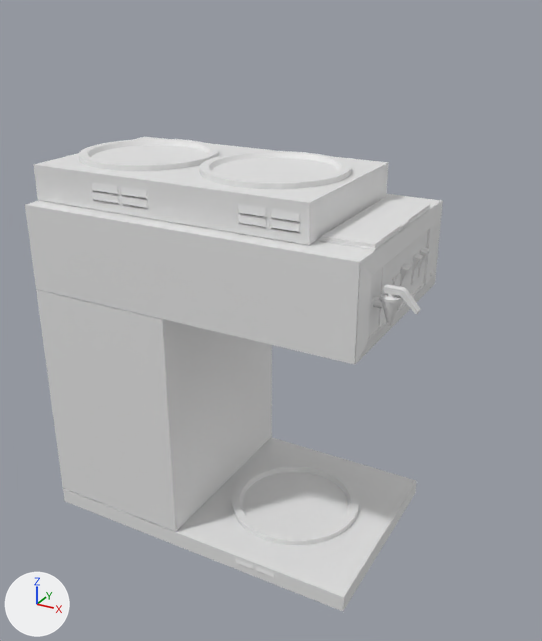
The FBX model Assets/CoffeeMachine.fbx, before and after one commit.
Camera for both pictures: a 50 mm camera at (2.15, -3.51, 2.08) aimed at (0.27, -0.07, 0.37). Arrows for +X, +Y and +Z are at lower left; the lights stay in place. Where no turn or scale is listed for an object, it has been applied to the vertices.

The scene before the commit, as lines of its bpy script (objects in view):
```python
ob_accesslid = bpy.data.objects.new('AccessLid', me_cube_003)
ob_accesslid.location = (-0.1, -0.012, -1.0)
ob_coffeebase = bpy.data.objects.new('CoffeeBase', me_cube_001)
ob_coffeebase.location = (-0.1, -0.012, -1.0)
ob_frontburner = bpy.data.objects.new('FrontBurner', me_cylinder_004)
ob_frontburner.location = (-0.1, -0.012, -1.0)
ob_hottap = bpy.data.objects.new('HotTap', me_cylinder_007)
ob_hottap.location = (-0.1, -0.012, -1.0)
ob_hotwaterlever = bpy.data.objects.new('HotWaterLever', me_cube_005)
ob_hotwaterlever.location = (-0.1, -0.012, -1.0)
ob_mainburner = bpy.data.objects.new('MainBurner', me_cylinder_005)
ob_mainburner.location = (-0.1, -0.012, -1.0)
ob_rearburner = bpy.data.objects.new('RearBurner', me_cylinder_006)
ob_rearburner.location = (-0.1, -0.012, -1.0)
ob_topbunrerholder = bpy.data.objects.new('TopBunrerHolder', me_cube_002)
ob_topbunrerholder.location = (-0.1, -0.012, -1.0)
```
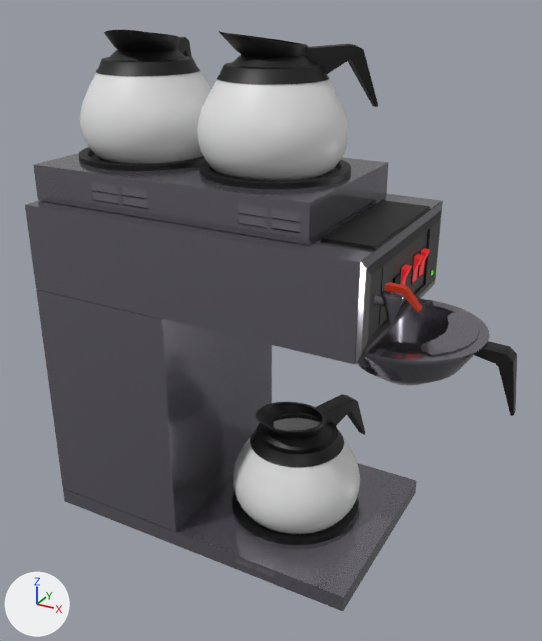
Where the newer file only moved an object's origin or applied its transform, the numbers keep the older frame.

Boxes (x1, y1, x2, y2) around the edits, measured in the pictures (542 x 641 px):
'TopBunrerHolder', recoloured: (33, 137, 389, 245) in both
'Pot_2', added: after (197, 79, 349, 181)
'Pot_3', added: after (80, 71, 211, 164)
'Pot_1', added: after (233, 418, 360, 534)
'MainBurner', recoloured (white to black): (232, 463, 359, 545) in both
'Tray', added: after (357, 299, 490, 385)
'FrontBurner', recoloured (white to black): (199, 151, 351, 189) in both
'PotFrame_1', added (black): after (250, 402, 344, 467)
'PotFrame_2', added (black): after (217, 31, 329, 85)
'RearBurner', recoloured (white to black): (79, 139, 219, 171) in both
'PotFrame_3', added (black): after (96, 30, 200, 76)
'AccessLid', recoloured (grey to black): (321, 198, 430, 248) in both
'PotHandle_2', added (black): after (305, 44, 378, 107)
'TrayHandle', added (black): after (475, 341, 517, 416)
'PotHandle_1', added (black): after (316, 394, 365, 435)
'HotTap', recoloured (grey to black): (380, 291, 404, 326) in both
'HotWaterLever', recoloured: (383, 282, 422, 314) in both
'PotHandle_3', added: after (176, 37, 192, 57)
part 1 of me_cube_001, built on: after (156, 194, 432, 590)
part 2 of me_cube_001, recoloured: (25, 195, 443, 611) in both
part 3 of me_cube_001, recoloured (grey to black): (320, 210, 442, 354) in both

The change, as a list of edits to the scene's bpy script:
```text
Change me_cube_002:
    where me_cube_002.from_pydata(...)  # 362 vertices, 344 faces; spans x -0.9..0.8, y -0.5..0.52, z 2.0..2.2
    add me_cube_002.materials.append(mat_base)  # grey #838089
Change me_cylinder_004:
    where me_cylinder_004.from_pydata(...)  # 128 vertices, 98 faces; spans x -0.051..0.751, y -0.389..0.413, z 2.2..2.232
    add me_cylinder_004.materials.append(mat_burner)  # black #000000
Change me_cube_001:
    remove me_cube_001.from_pydata(...)  # 316 vertices, 312 faces; spans x -0.9..1.12, y -0.59..0.62, z 0.0..2.01
    add me_cube_001.from_pydata(...)  # 472 vertices, 460 faces; spans x -0.9..1.12, y -0.59..0.62, z 0.0..2.01
    me_cube_001 part 1: 4 vertices moved from x -0.85..0.83, y -0.4..0.4, z 2.0 to x -0.85..0.83, y -0.4..0.4, z 1.99; 156 vertices added at x -0.9..1.12, y -0.59..0.61, z 0.0..2.01
    me_cube_001 part 2: 217 faces spanning x -0.9..1.12, y -0.59..0.62, z 0.0..2.0 switch from no material to mat_base (grey #838089)
    me_cube_001 part 3: 23 faces spanning x 0.82..1.12, y -0.55..0.57, z 1.54..2.01 switch from no material to mat_burner (black #000000)
Change me_cylinder_005:
    where me_cylinder_005.from_pydata(...)  # 128 vertices, 98 faces; spans x 0.099..0.901, y -0.389..0.413, z 0.099..0.131
    add me_cylinder_005.materials.append(mat_burner)  # black #000000
Change me_cube_003:
    where me_cube_003.from_pydata(...)  # 20 vertices, 18 faces; spans x 0.822..1.097, y -0.398..0.403, z 2.01..2.026
    add me_cube_003.materials.append(mat_plastic)  # black #000000
Change me_cylinder_006:
    where me_cylinder_006.from_pydata(...)  # 128 vertices, 98 faces; spans x -0.881..-0.079, y -0.389..0.413, z 2.2..2.232
    add me_cylinder_006.materials.append(mat_burner)  # black #000000
Change me_cylinder_007:
    where me_cylinder_007.from_pydata(...)  # 256 vertices, 226 faces; spans x 1.145..1.248, y -0.479..-0.377, z 1.66..1.828
    add me_cylinder_007.materials.append(mat_base)  # grey #838089
Change me_cube_005:
    where me_cube_005.from_pydata(...)  # 24 vertices, 22 faces; spans x 1.16..1.331, y -0.449..-0.407, z 1.749..1.85
    add me_cube_005.materials.append(mat_lever)  # orange #c02c00
Add ob_trayhandle:
    ob_trayhandle = bpy.data.objects.new('TrayHandle', me_cube_041)  # 84 vertices, 78 faces; spans x 1.494..1.745, y -0.05..0.055, z 1.118..1.464; in mat_plastic_003 (black #000000)
    ob_trayhandle.location = (-0.1, -0.012, -1.0)
Add ob_pot_1:
    ob_pot_1 = bpy.data.objects.new('Pot_1', me_sphere_016)  # 801 vertices, 801 faces; spans x 0.106..0.9, y -0.381..0.414, z 0.083..0.627; in mat_material_001 (white #e7e7e7)
    ob_pot_1.location = (-0.1, -0.012, -1.0)
Add ob_tray:
    ob_tray = bpy.data.objects.new('Tray', me_cylinder_022)  # 604 vertices, 570 faces; spans x 0.748..1.562, y -0.405..0.409, z 1.175..1.486; in mat_base (grey #838089)
    ob_tray.location = (-0.1, -0.012, -1.0)
Add ob_pothandle_2:
    ob_pothandle_2 = bpy.data.objects.new('PotHandle_2', me_cube_042)  # 84 vertices, 78 faces; spans x 0.409..0.776, y 0.089..0.402, z 2.517..2.833; in mat_plastic_004 (black #000000)
    ob_pothandle_2.location = (-0.1, -0.012, -1.0)
Add ob_pot_3:
    ob_pot_3 = bpy.data.objects.new('Pot_3', me_sphere_018)  # 801 vertices, 801 faces; spans x -0.86..-0.066, y -0.371..0.423, z 2.194..2.738; in mat_material_004 (white #e7e7e7)
    ob_pot_3.location = (-0.1, -0.012, -1.0)
Add ob_pothandle_1:
    ob_pothandle_1 = bpy.data.objects.new('PotHandle_1', me_cube_036)  # 84 vertices, 78 faces; spans x 0.517..0.756, y 0.134..0.536, z 0.406..0.722; in mat_plastic (black #000000)
    ob_pothandle_1.location = (-0.1, -0.012, -1.0)
Add ob_potframe_1:
    ob_potframe_1 = bpy.data.objects.new('PotFrame_1', me_sphere_013)  # 544 vertices, 544 faces; spans x 0.215..0.791, y -0.272..0.305, z 0.564..0.79; in mat_plastic (black #000000)
    ob_potframe_1.location = (-0.1, -0.012, -1.0)
Add ob_potframe_3:
    ob_potframe_3 = bpy.data.objects.new('PotFrame_3', me_sphere_015)  # 544 vertices, 544 faces; spans x -0.751..-0.175, y -0.262..0.314, z 2.675..2.902; in mat_plastic_002 (black #000000)
    ob_potframe_3.location = (-0.1, -0.012, -1.0)
Add ob_potframe_2:
    ob_potframe_2 = bpy.data.objects.new('PotFrame_2', me_sphere_014)  # 544 vertices, 544 faces; spans x 0.039..0.614, y -0.257..0.318, z 2.675..2.902; in mat_plastic_004 (black #000000)
    ob_potframe_2.location = (-0.1, -0.012, -1.0)
Add ob_pot_2:
    ob_pot_2 = bpy.data.objects.new('Pot_2', me_sphere_017)  # 801 vertices, 801 faces; spans x -0.07..0.723, y -0.366..0.427, z 2.194..2.738; in mat_material_003 (white #e7e7e7)
    ob_pot_2.location = (-0.1, -0.012, -1.0)
Add ob_pothandle_3:
    ob_pothandle_3 = bpy.data.objects.new('PotHandle_3', me_cube_038)  # 84 vertices, 78 faces; spans x -0.594..-0.44, y 0.164..0.584, z 2.517..2.833; in mat_plastic_002 (black #000000)
    ob_pothandle_3.location = (-0.1, -0.012, -1.0)
```
